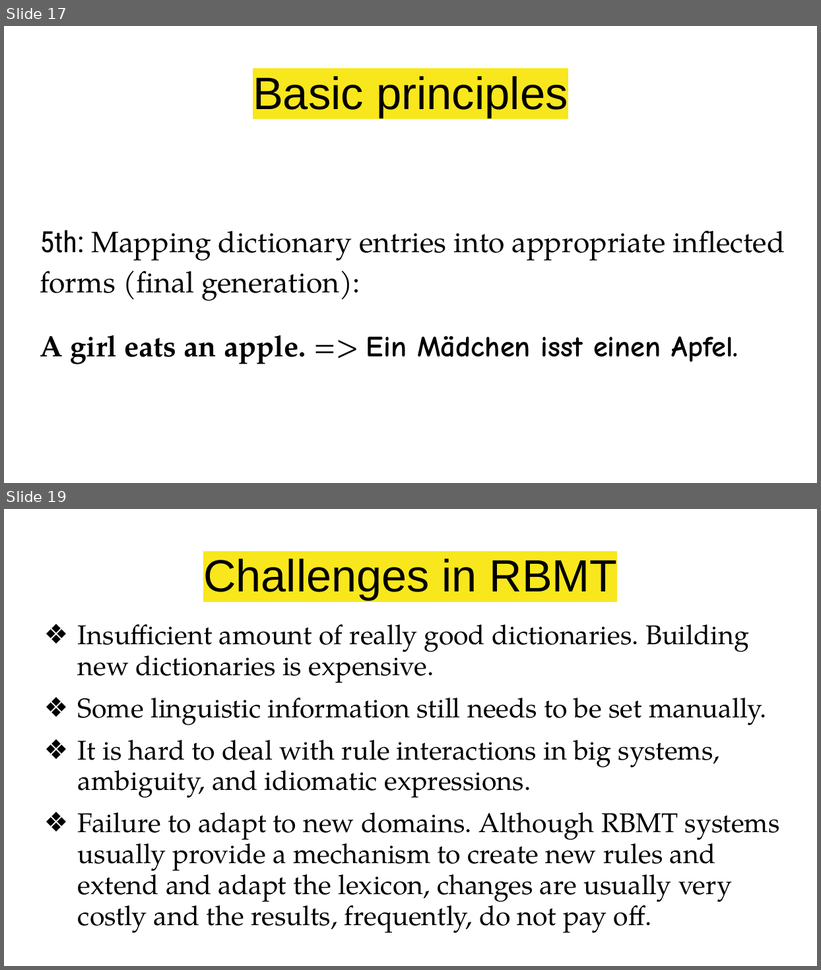
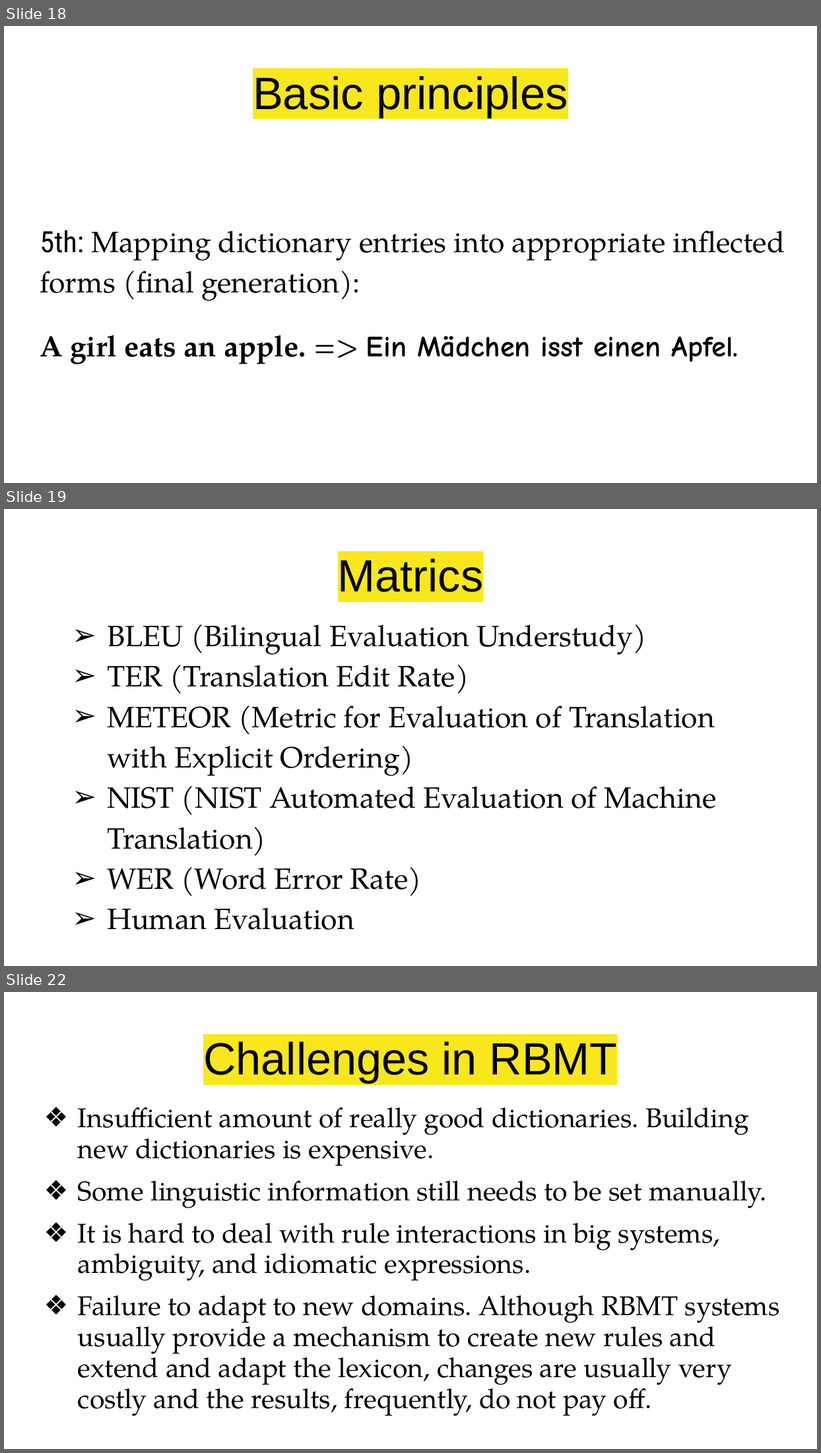
Before and after one commit to ChAnDaNiJ/Machine_Translation, a slide deck: RBMT_Introduction.pptx. Shown one above the other, each under a label of ours: slides 17 and 19 before the commit, slides 18, 19 and 22 after it; the slides between them are not shown. The pictures are 821x970 and 821x1453 pixels, drawn with LibreOffice and Linux fonts; fonts in the diff are those of the drawing. Boxes give left, top, right and bottom in pixels: in the first picture for what was removed or moved away, otherwise in the second. Text is boxed around its words. In the diff, an @@ line names an element or a change of style, - is before the commit and + after.

Commit message:
Add files via upload
Rule-Based Machine Translation(RBMT), uses strict rules to change words from one language to another, helping computers translate languages accurately.

```diff
--- a/RBMT_Introduction.pptx
+++ b/RBMT_Introduction.pptx
@@ slide 19 added at (4, 509, 817, 966), background #FFFFFF @@
@@ title added at (338, 559, 483, 592), 40 pt, text #000000 @@
+Matrics
@@ text added at (107, 625, 716, 930), 26 pt, text #000000 @@
+➢ BLEU (Bilingual Evaluation Understudy)
+➢ TER (Translation Edit Rate)
+➢ METEOR (Metric for Evaluation of Translation with Explicit Ordering)
+➢ NIST (NIST Automated Evaluation of Machine Translation)
+➢ WER (Word Error Rate)
+➢ Human Evaluation
@@ what was slide 17 is now slide 18 @@
@@ what was slide 19 is now slide 22 @@
```
Also in this commit, not shown: 1 slide changed, 3 other slides added.
